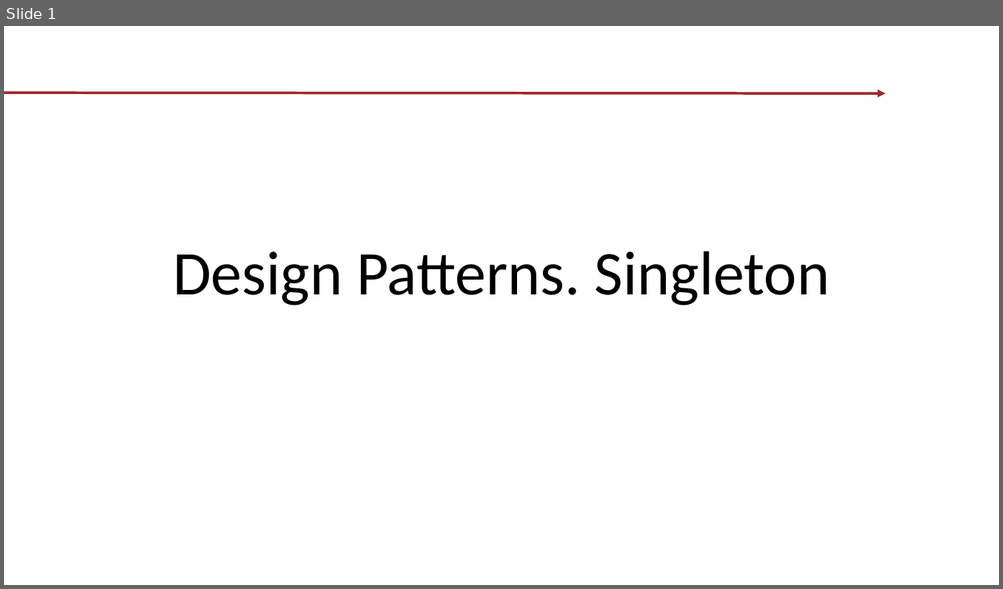
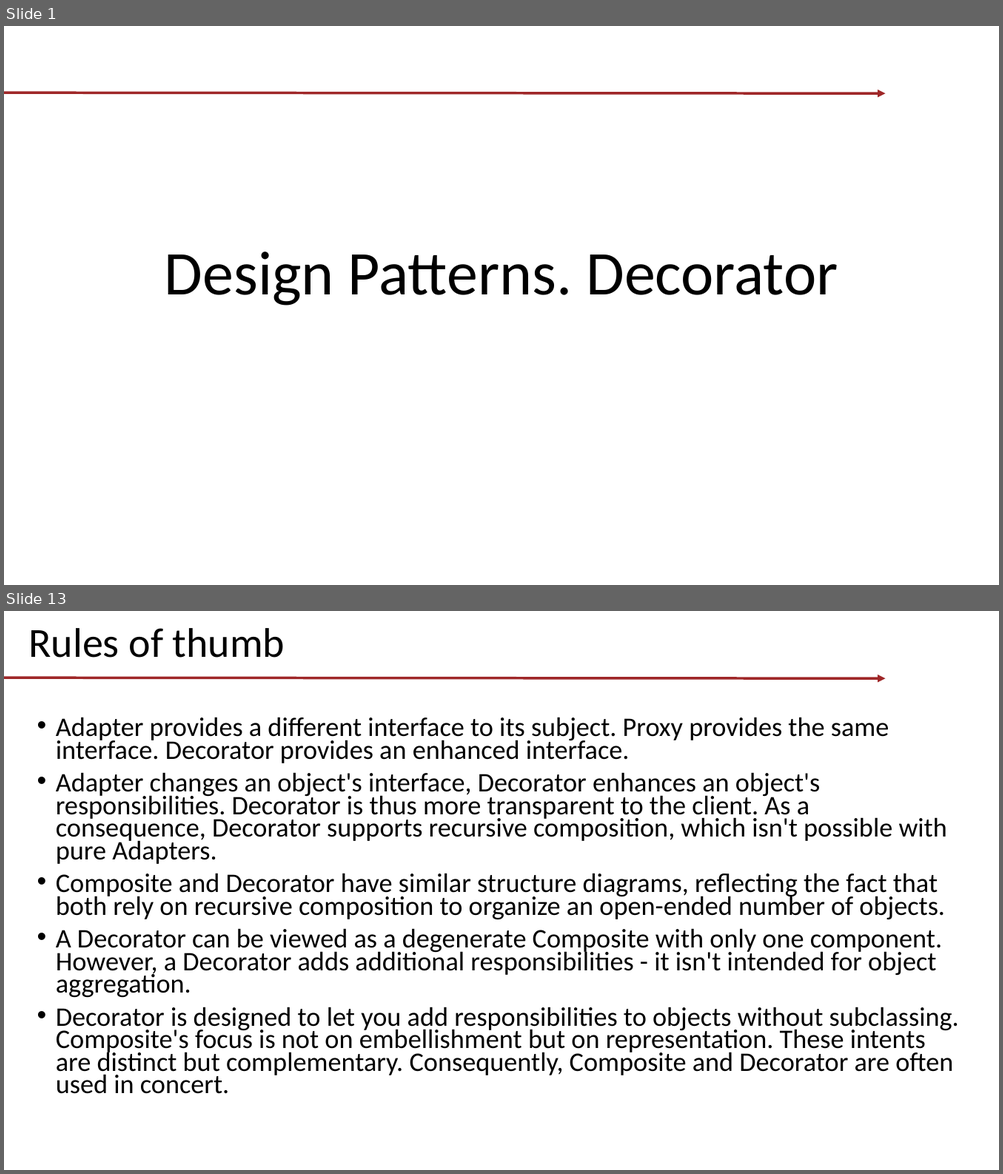
Before and after one commit to tishyk/codespacedirstructure, a slide deck: T1. Design Patterns/Decorator/Demo.pptx. Shown one above the other, each under a label of ours: slide 1 before the commit, slides 1 and 13 after it; the slides between them are not shown. The pictures are 1003x589 and 1003x1174 pixels, drawn with LibreOffice and Linux fonts; fonts in the diff are those of the drawing; background and template pictures are left out. Boxes give left, top, right and bottom in pixels: in the first picture for what was removed or moved away, otherwise in the second. Text is boxed around its words. In the diff, an @@ line names an element or a change of style, - is before the commit and + after.

Commit message:
T1. Patterns. part2

```diff
--- a/T1. Design Patterns/Decorator/Demo.pptx
+++ b/T1. Design Patterns/Decorator/Demo.pptx
@@ slide 13 added at <box>4,611,999,1170</box>, background picture (left out); not listed: 1 template element that a slide beside it also shows @@
@@ title added at <box>29,628,285,658</box>, 40 pt, text #000000 @@
+Rules of thumb
@@ text added at <box>56,717,959,1094</box>, 25.9 pt, text #000000 @@
+• Adapter provides a different interface to its subject. Proxy provides the same interface. Decorator provides an enhanced interface.
+• Adapter changes an object's interface, Decorator enhances an object's responsibilities. Decorator is thus more transparent to the client. As a consequence, Decorator supports recursive composition, which isn't possible with pure Adapters.
+• Composite and Decorator have similar structure diagrams, reflecting the fact that both rely on recursive composition to organize an open-ended number of objects.
+• A Decorator can be viewed as a degenerate Composite with only one component. However, a Decorator adds additional responsibilities - it isn't intended for object aggregation.
+• Decorator is designed to let you add responsibilities to objects without subclassing. Composite's focus is not on embellishment but on representation. These intents are distinct but complementary. Consequently, Composite and Decorator are often used in concert.
@@ slide 1 changed as well @@
@@ title at <box>165,252,837,306</box>: text changed @@
-Design Patterns. Singleton
+Design Patterns. Decorator
```
Also in this commit, not shown: 1 other slide changed, 11 other slides added, 19 other files.
